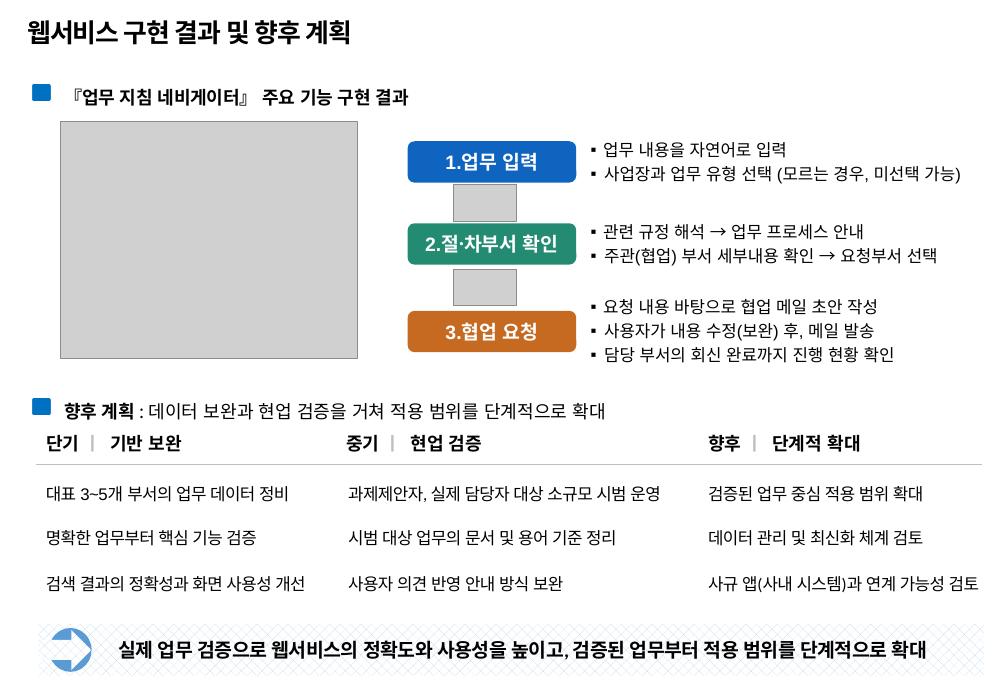
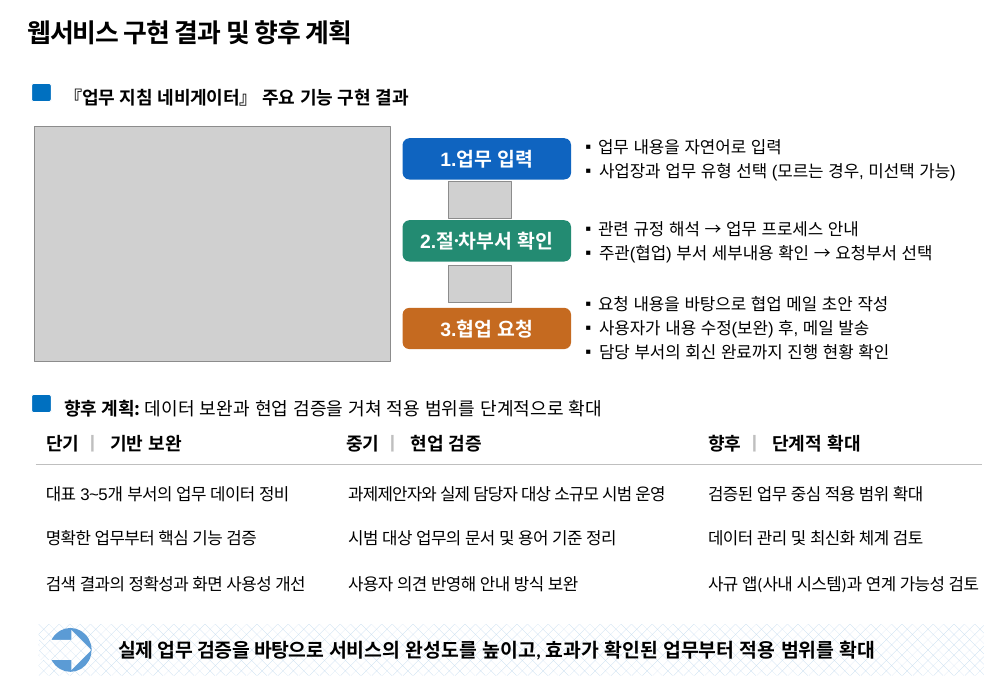
Before and after one commit to temmi81-hue/department-navigator-prototype, a slide deck: slide 3 of .codex-output/2609_업무 지침 네비게이터_발표자료.pptx. Drawn at 1008x698 pixels with LibreOffice and Linux fonts; fonts in the diff are those of the drawing; grey boxes stand for pictures; background and template pictures are left out. Boxes give left, top, right and bottom in pixels: in the first picture for what was removed or moved away, otherwise in the second. Text is boxed around its words. In the diff, an @@ line names an element or a change of style, - is before the commit and + after.

Commit message:
docs: 발표자료 최종 문구 보완

```diff
--- a/.codex-output/2609_업무 지침 네비게이터_발표자료.pptx
+++ b/.codex-output/2609_업무 지침 네비게이터_발표자료.pptx
@@ picture: place and size @@
-picture at (60,122,357,358)
+picture at (34,127,390,361)
@@ 2 pictures, 2 rounded rectangles, 1 text: place and size @@
-2 pictures, 2 rounded rectangles, 1 text at (408,141,938,352)
+2 pictures, 2 rounded rectangles, 1 text at (403,138,933,349)
@@ text "업무 내용을 자연어로 입력": place and size @@
-text "업무 내용을 자연어로 입력" at (603,142,960,184)
+text "업무 내용을 자연어로 입력" at (598,139,955,181)
@@ rounded rectangle "2.절차〮부서 확인": place and size @@
-rounded rectangle "2.절차〮부서 확인" at (408,223,576,264)
+rounded rectangle "2.절차〮부서 확인" at (403,221,571,262)
@@ text at (598,296,889,312): text changed @@
-▪ 요청 내용 바탕으로 협업 메일 초안 작성
+▪ 요청 내용을 바탕으로 협업 메일 초안 작성
@@ text at (64,399,602,417): spaces changed @@
-향후 계획 : 데이터 보완과 현업 검증을 거쳐 적용 범위를 단계적으로 확대
+향후 계획: 데이터 보완과 현업 검증을 거쳐 적용 범위를 단계적으로 확대
@@ text at (348,486,665,502): text changed @@
-과제제안자, 실제 담당자 대상 소규모 시범 운영
+과제제안자와 실제 담당자 대상 소규모 시범 운영
@@ text at (348,576,578,592): text changed @@
-사용자 의견 반영 안내 방식 보완
+사용자 의견 반영해 안내 방식 보완
@@ text at (118,639,876,661): text changed @@
-실제 업무 검증으로 웹서비스의 정확도와 사용성을 높이고, 검증된 업무부터 적용 범위를 단계적으로 확대
+실제 업무 검증을 바탕으로 서비스의 완성도를 높이고, 효과가 확인된 업무부터 적용 범위를 확대
```
Also in this commit, not shown: 2 other slides changed.
